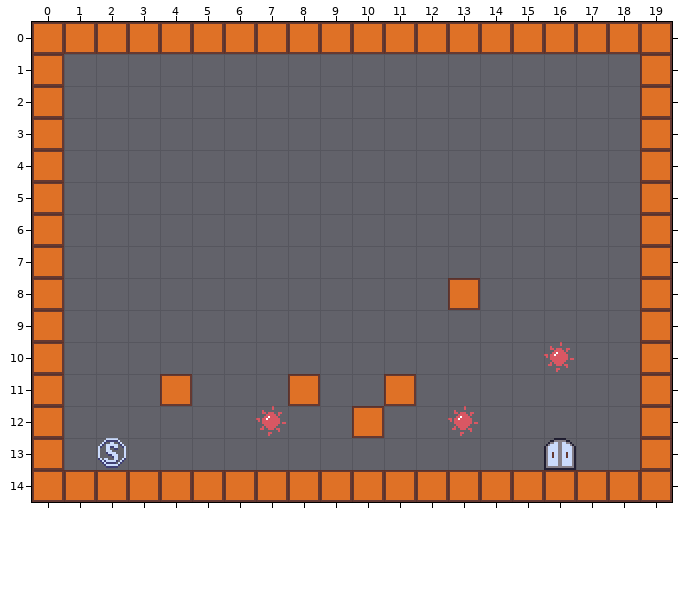
Two versions of a level (Tiled map, Whip/assets/data/001.tmx). Above, as it was before the edit.
Cells are 16x16 px. Shown: x 0..19, y 0..14.
The result:
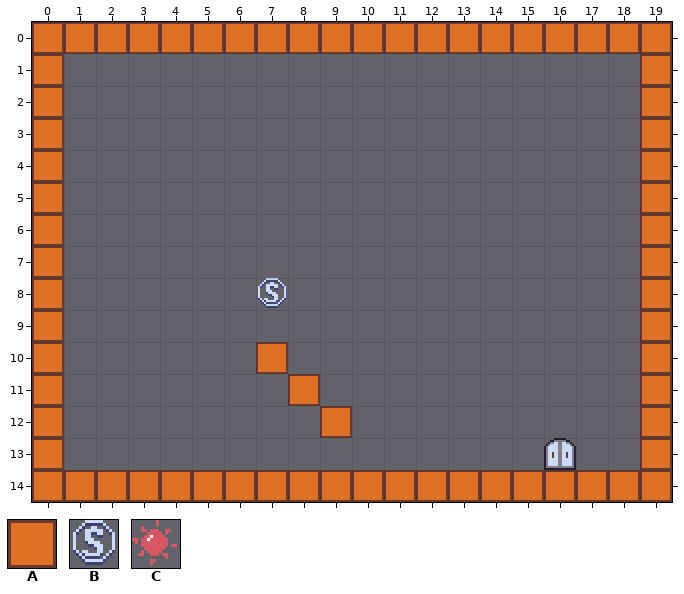
Key: from "tileset": A 0, B 8, C 9.
_ is an empty cell.
Difference:
Layer "object":
The edit adds tile A in row 10 at x 7; in row 12 at x 9.
The edit adds tile B in row 8 at x 7.
Tile A is gone in row 8 at x 13; in row 11 at x 4 and 11; in row 12 at x 10.
Tile B is gone in row 13 at x 2.
Tile C is gone in row 10 at x 16; in row 12 at x 7 and 13.
